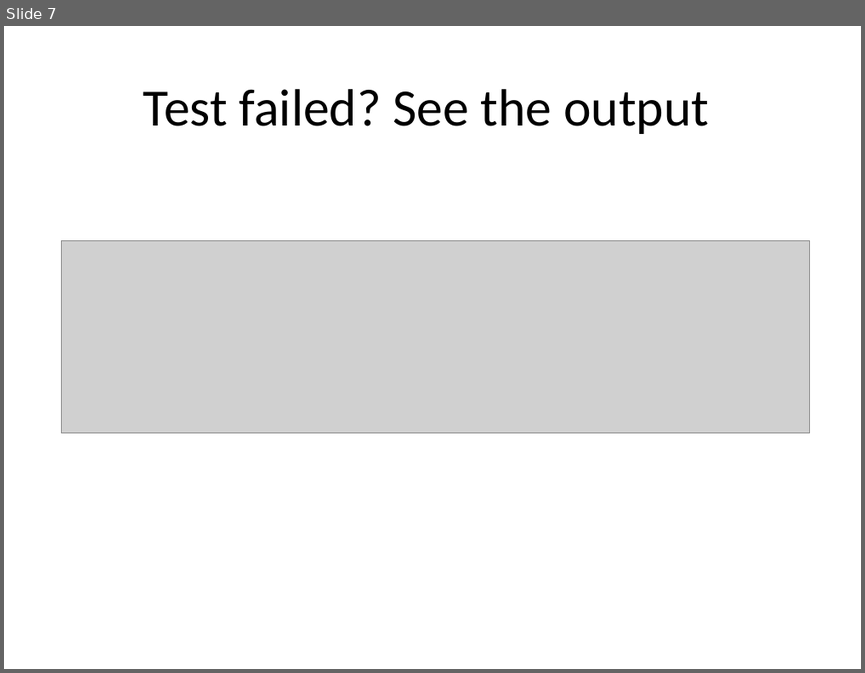
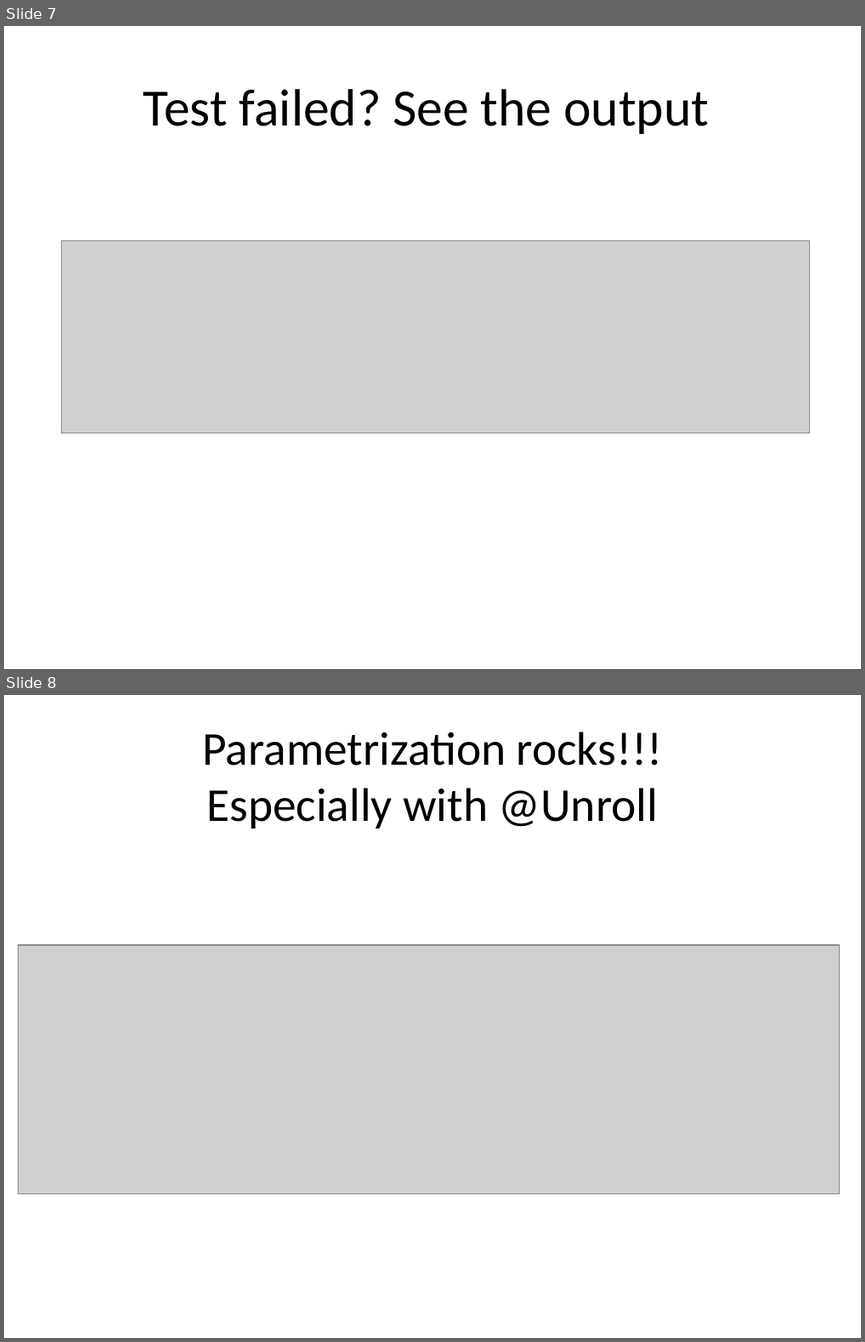
Before and after one commit to tomkasp/spock-presentation, a slide deck: Spock presentation.pptx. Shown one above the other, each under a label of ours: slide 7 before the commit, slides 7 and 8 after it. The pictures are 865x673 and 865x1342 pixels, drawn with LibreOffice and Linux fonts; fonts in the diff are those of the drawing; grey boxes stand for pictures. Boxes give left, top, right and bottom in pixels: in the first picture for what was removed or moved away, otherwise in the second. Text is boxed around its words. In the diff, an @@ line names an element or a change of style, - is before the commit and + after.

```diff
--- a/Spock presentation.pptx
+++ b/Spock presentation.pptx
@@ slide 8 added at (4, 695, 861, 1338), background #FFFFFF @@
@@ title added at (202, 732, 662, 828), 39.6 pt, text #000000 @@
+Parametrization rocks!!!
+Especially with @Unroll
@@ picture added at (18, 945, 840, 1194) @@
```
Also in this commit, not shown: 1 slide changed, 7 other slides added, 2 other files.
